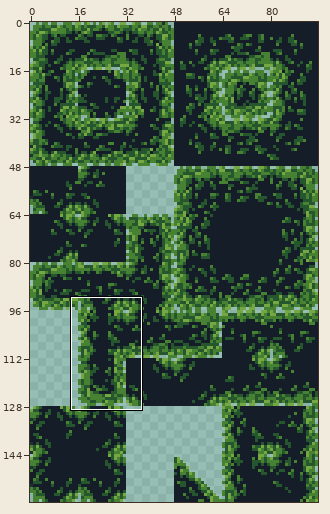
Sprite sheet -- PhotographersHike/Assets/Art/Tiles/Leaf.png. Above, an overview of the earlier version with the close-up marked.
Close-up. As it was:
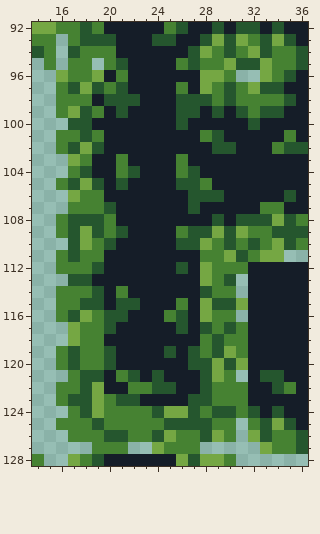
The file is 96x160 pixels. Shown: x 14..36, y 92..128. The commit also changed other parts of the picture, which this record leaves out.
And afterwards:
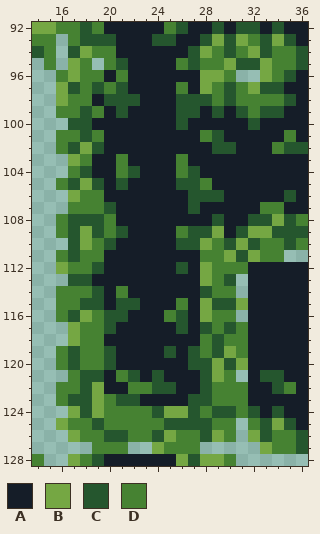
Palette (. is transparent): A #151d28  B #75a743  C #25562e  D #468232
Diff:
The edit turns colour C into colour A in row 108 at x 31; in row 109 at x 30.
The edit turns colour D into colour B in row 94 at x 18; in rows 95 to 96 at x 17; in rows 97 to 98 at x 16; in row 109 at x 32 to 33; in row 110 at x 31; in row 111 at x 32.
The edit turns colour D into colour B in row 112 at x 16; in row 124 at x 17; in row 125 at x 16; in row 126 at x 17.
The edit turns colour B into colour C in row 109 at x 31.
The edit turns colour B into colour D in row 96 at x 16 and 19; in row 97 at x 18; in row 99 at x 17; in row 110 at x 34; in row 111 at x 33 to 34.
